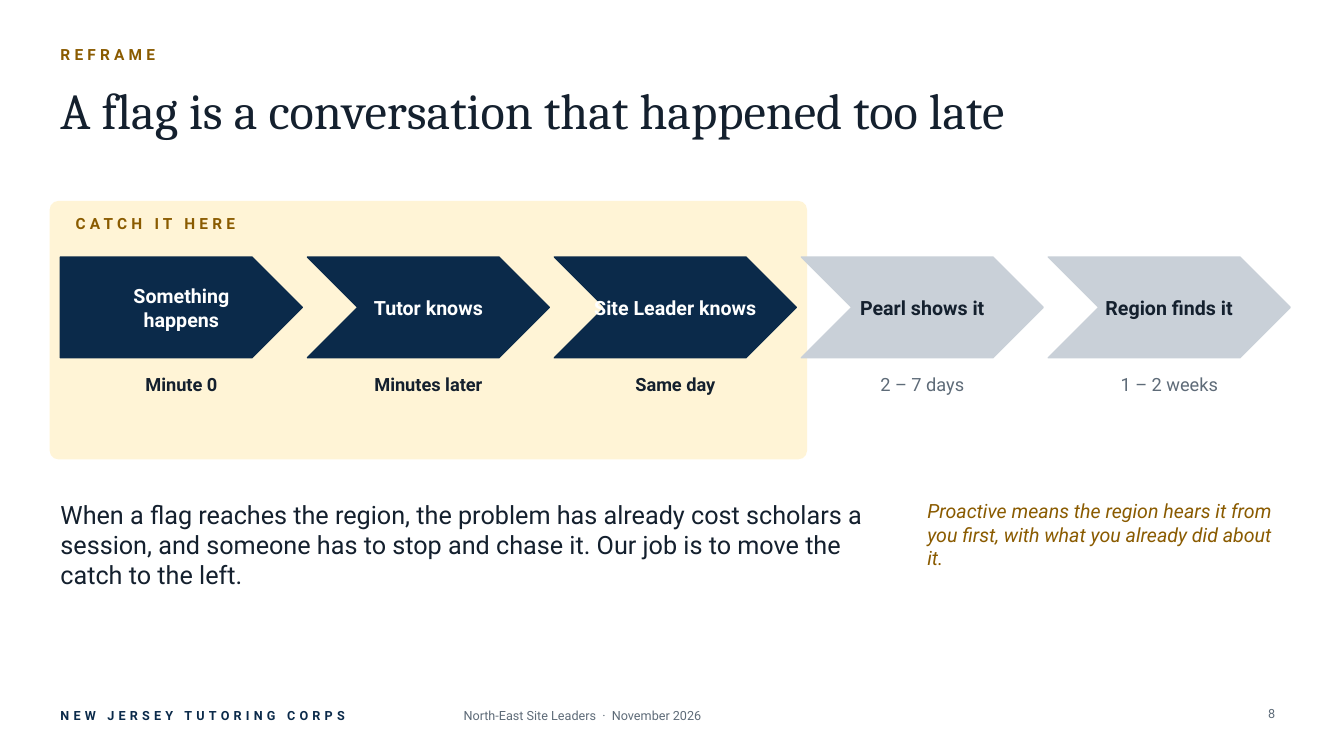
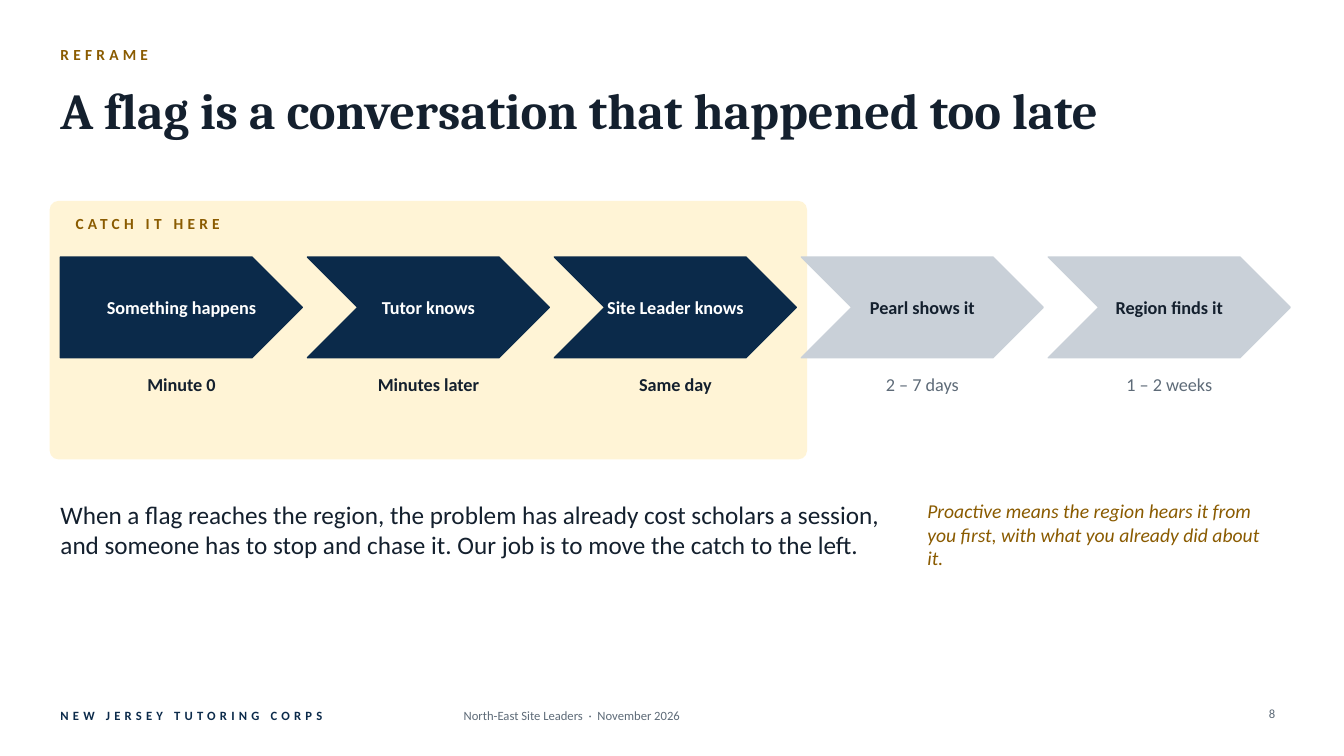
Before and after one commit to NJTCDATA/New-Jersey-Tutoring-Corps-Portal, a slide deck: slide 8 of docs/meetings/2026-11-ne-site-leaders/01-Deck-From-Flags-to-Ownership.pptx. Drawn at 1344x756 pixels with LibreOffice and Linux fonts; fonts in the diff are those of the drawing. Boxes give left, top, right and bottom in pixels: in the first picture for what was removed or moved away, otherwise in the second. Text is boxed around its words. In the diff, an @@ line names an element or a change of style, - is before the commit and + after.

```diff
--- a/docs/meetings/2026-11-ne-site-leaders/01-Deck-From-Flags-to-Ownership.pptx
+++ b/docs/meetings/2026-11-ne-site-leaders/01-Deck-From-Flags-to-Ownership.pptx
@@ title "A flag is a conversation ..." at [60,93,1098,140]: bold on @@
@@ text "Something happens": place and size @@
-text "Something happens" at [133,288,229,331]
+text "Something happens" at [107,301,256,317]
@@ text "Tutor knows": place and size @@
-text "Tutor knows" at [374,300,483,316]
+text "Tutor knows" at [382,301,475,314]
@@ text "Site Leader knows": place and size @@
-text "Site Leader knows" at [594,298,756,317]
+text "Site Leader knows" at [607,301,744,314]
@@ text "Pearl shows it": place and size @@
-text "Pearl shows it" at [860,300,985,315]
+text "Pearl shows it" at [870,301,975,314]
@@ size 14 to 13 pt, font Roboto to Calibri in 5 elements at [107,301,256,317], [382,301,475,314], [607,301,744,314], [870,301,975,314], [1116,301,1223,317] @@
@@ text "Region finds it": place and size @@
-text "Region finds it" at [1105,300,1233,319]
+text "Region finds it" at [1116,301,1223,317]
@@ font Roboto to Calibri in 12 elements at [60,50,148,60], [76,214,479,244], [147,378,215,391], [378,378,479,391], [639,378,712,394], [886,378,959,394], [1126,378,1212,391], [60,506,879,559], [927,504,1259,565], [1269,709,1275,718], [60,711,323,720], [464,711,680,720] @@
```
Also in this commit, not shown: 20 other slides changed, 2 other files.
